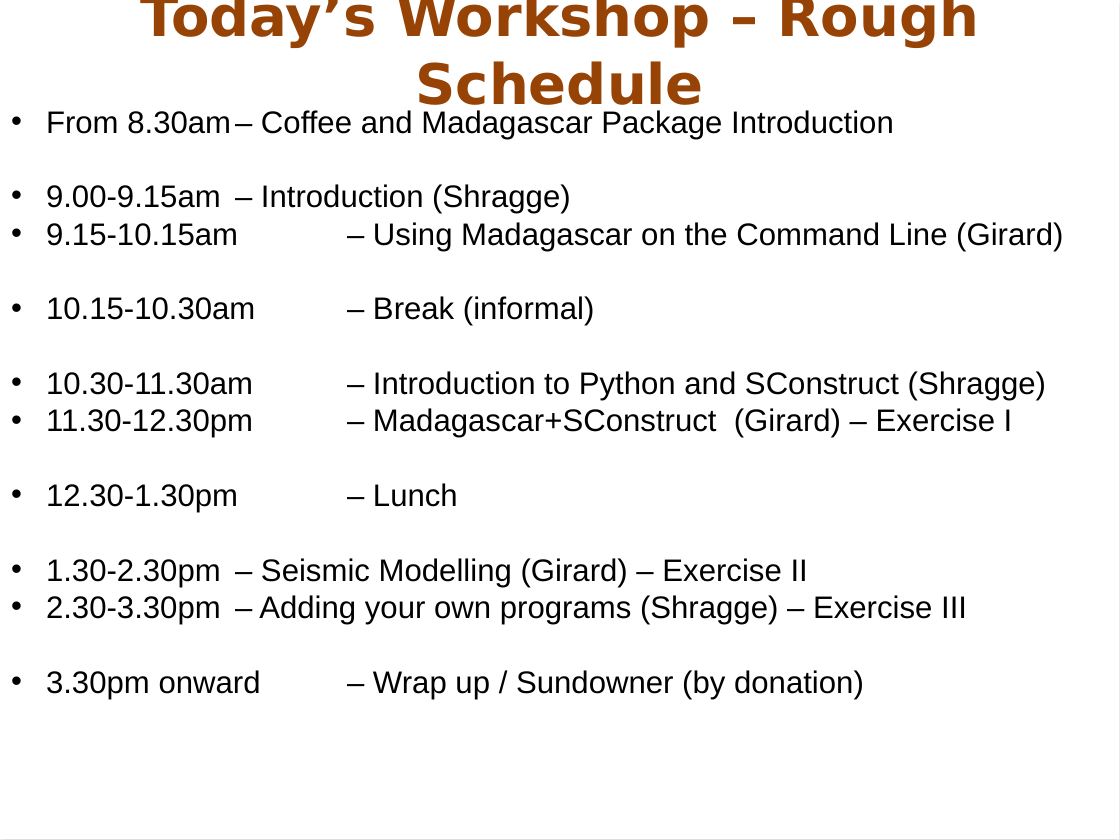
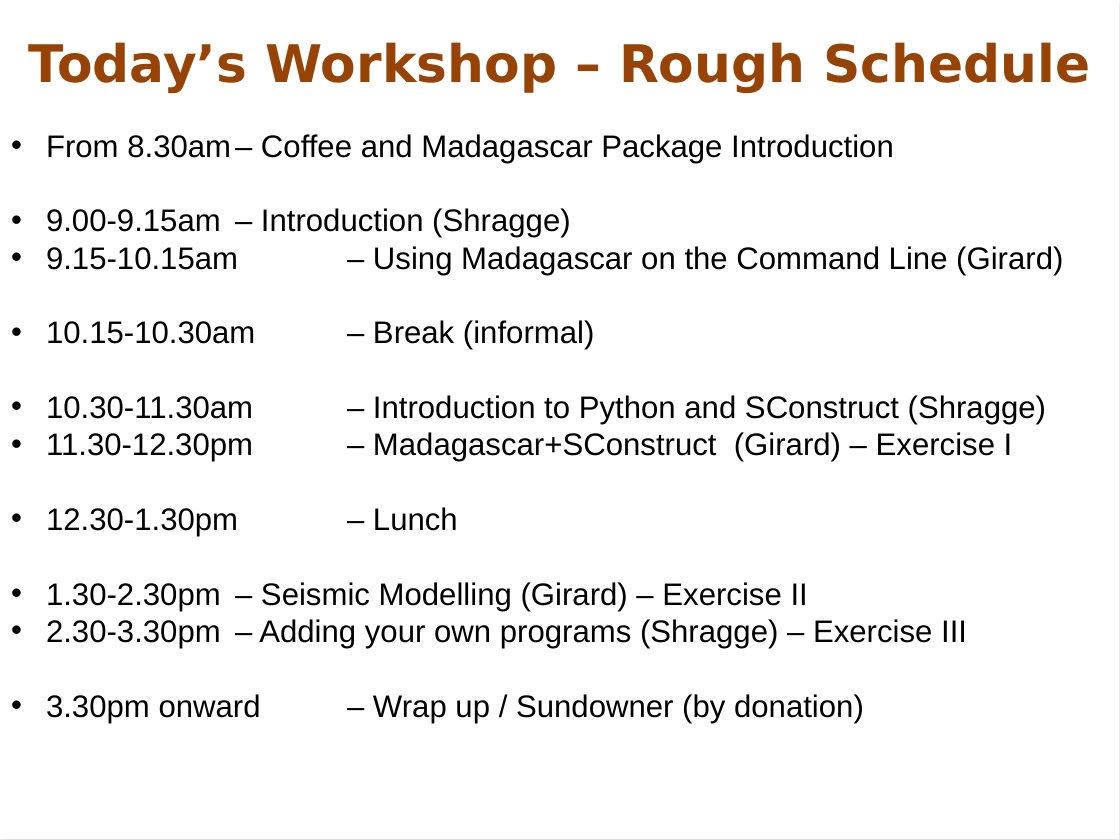
Before and after one commit to jshragge/CSM_GEOP_M8R, a slide deck: slide 2 of 01_Introduction/Madagascar-INTRODUCTION-2020.pptx (slide 3 before the commit). Drawn at 1120x840 pixels with LibreOffice and Linux fonts; fonts in the diff are those of the drawing; background and template pictures are left out. Boxes give left, top, right and bottom in pixels: in the first picture for what was removed or moved away, otherwise in the second. Text is boxed around its words. In the diff, an @@ line names an element or a change of style, - is before the commit and + after.

```diff
--- a/01_Introduction/Madagascar-INTRODUCTION-2020.pptx
+++ b/01_Introduction/Madagascar-INTRODUCTION-2020.pptx
@@ text "Today’s Workshop – Rough Schedule" moved from (x1=140, y1=0, x2=979, y2=115) to (x1=29, y1=42, x2=1091, y2=92) @@
@@ text "Today’s Workshop – Rough Schedule" at (x1=29, y1=42, x2=1091, y2=92): size 36 to 33.3 pt @@
@@ text "From 8.30am – Coffee and ..." moved from (x1=46, y1=110, x2=1063, y2=699) to (x1=46, y1=134, x2=1063, y2=723) @@
```
Also in this commit, not shown: 1 slide removed, 5 other files.
